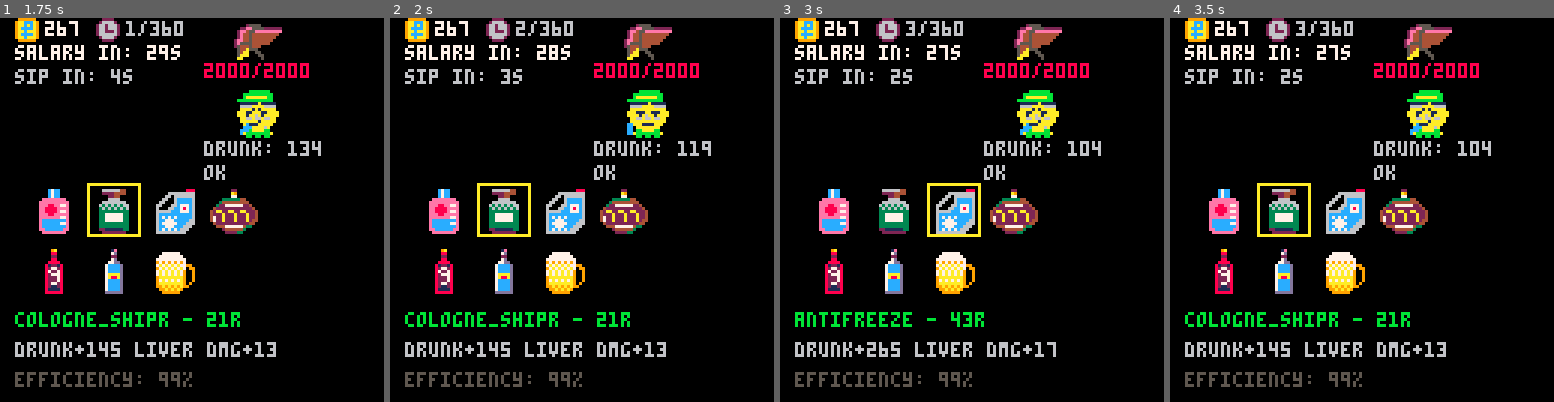
Above: before the commit, frames 1-4 (left to right).
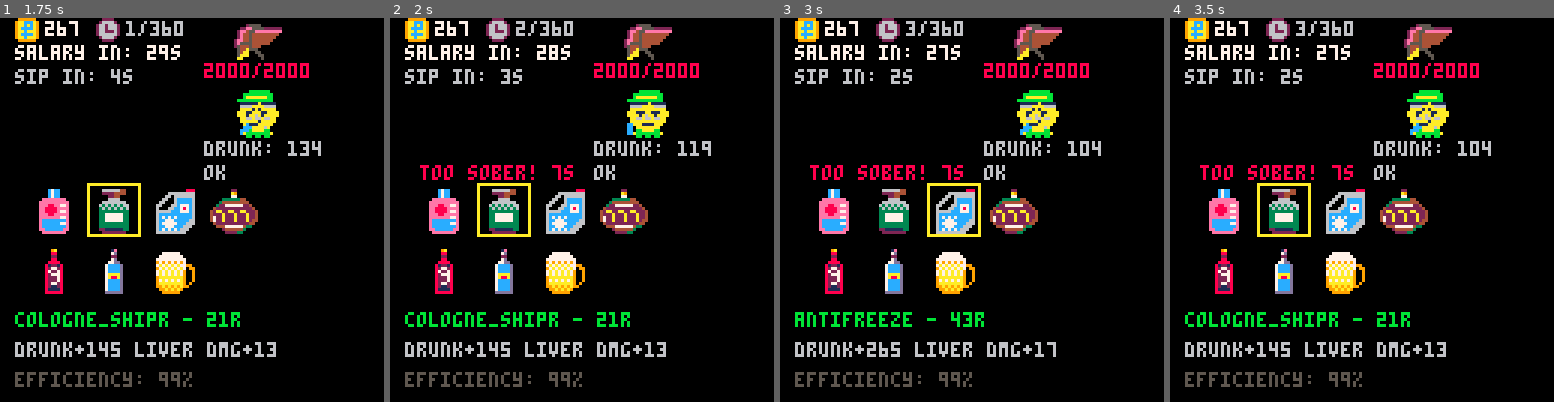
Above: after the commit, the same moments.

Repository: fritzlolpro/picopico
Game: PICO-8 cartridge carts/drunk.p8
Same seed, same stepped clock (60 frames per second), same inputs: the game is played once before the commit and once after it.
Inputs:
- Up to frame 1 (1.75 s): tap O (Z key) at 0.7, 1.7 s; hold Right from 1.6 s (still down)
- Up to frame 2 (2 s): keep holding Right
- Up to frame 3 (3 s): release Right at 2.1 s; tap O (Z key) at 2.1, 2.5, 2.9 s; hold Up 2.15-2.42 s; hold Right from 2.47 s (still down)
- Up to frame 4 (3.5 s): release Right at 3.03 s; hold Left from 3.08 s (still down); tap O (Z key) at 3.3 s

Frame 1 is identical in both runs. In frame 2, 0.6% of the frame differs, in the area x 7-48%, y 38-43%; in frame 3, 0.6%; in frame 4, 0.6%.

Commit message:
dont get to sober

Diff:
--- a/carts/drunk.p8
+++ b/carts/drunk.p8
@@ -26,6 +26,7 @@
 liver_health = base_liver_health
 intoxication = 150
 selected_drink_index = 1 -- Selected drink in shop
+game_over_reason = "" -- Reason for game over
 
 -- Character animation
 character_animation_timer = 0 -- Timer for character animation (changes every second)
@@ -72,6 +73,11 @@
 drinking_efficiency_bonus = 0
 drinking_efficiency_timer = 0
 max_liver_bonus = 0
+
+-- Sobriety protection system
+sobriety_timer = 0 -- Timer for too sober state
+sobriety_duration = 480 -- 8 seconds at 60fps (8 * 60)
+last_intoxication_check = 0 -- To track if intoxication increased
 
 -- Drink effect functions
 function sanitizer_effect()
@@ -267,6 +273,9 @@
         -- Update critical protection mechanism
         update_critical_protection()
 
+        -- Update sobriety protection mechanism
+        update_sobriety_protection()
+
         -- Automatic alcohol consumption every DRINKING_FREQUENCY seconds
         -- Use wasted protection mechanism
         if total_seconds % drinking_frequency == 0 and not minigame_active and can_auto_drink() then
@@ -474,6 +483,35 @@
     end
 
     was_critical_last_frame = is_critical_now
+end
+
+-- Sobriety protection mechanism
+function update_sobriety_protection()
+    local is_too_sober = intoxication < intoxication_optimal_min
+
+    if is_too_sober then
+        -- Check if intoxication increased since last check
+        if intoxication > last_intoxication_check then
+            -- Intoxication increased, reset timer
+            sobriety_timer = 0
+        else
+            -- Still too sober, update timer
+            sobriety_timer += 1
+
+            -- Check if timer expired
+            if sobriety_timer >= sobriety_duration then
+                -- Game over - too sober
+                current_state = game_state.game_over
+                game_over_reason = "too sober! you need to drink more alcohol to maintain optimal state."
+            end
+        end
+    else
+        -- Not too sober, reset timer
+        sobriety_timer = 0
+    end
+
+    -- Update last intoxication check
+    last_intoxication_check = intoxication
 end
 
 function can_auto_drink()
@@ -995,6 +1033,12 @@
     if chaotic_movement_timer > 0 then
         -- Chaotic movement
         print("chaotic!", 10, effect_info_y, 13)
+    end
+
+    if sobriety_timer > 0 then
+        -- Too sober warning
+        local remaining_time = flr((sobriety_duration - sobriety_timer) / 60)
+        print("too sober! " .. remaining_time .. "s", 10, effect_info_y, 8)
     end
 
 
